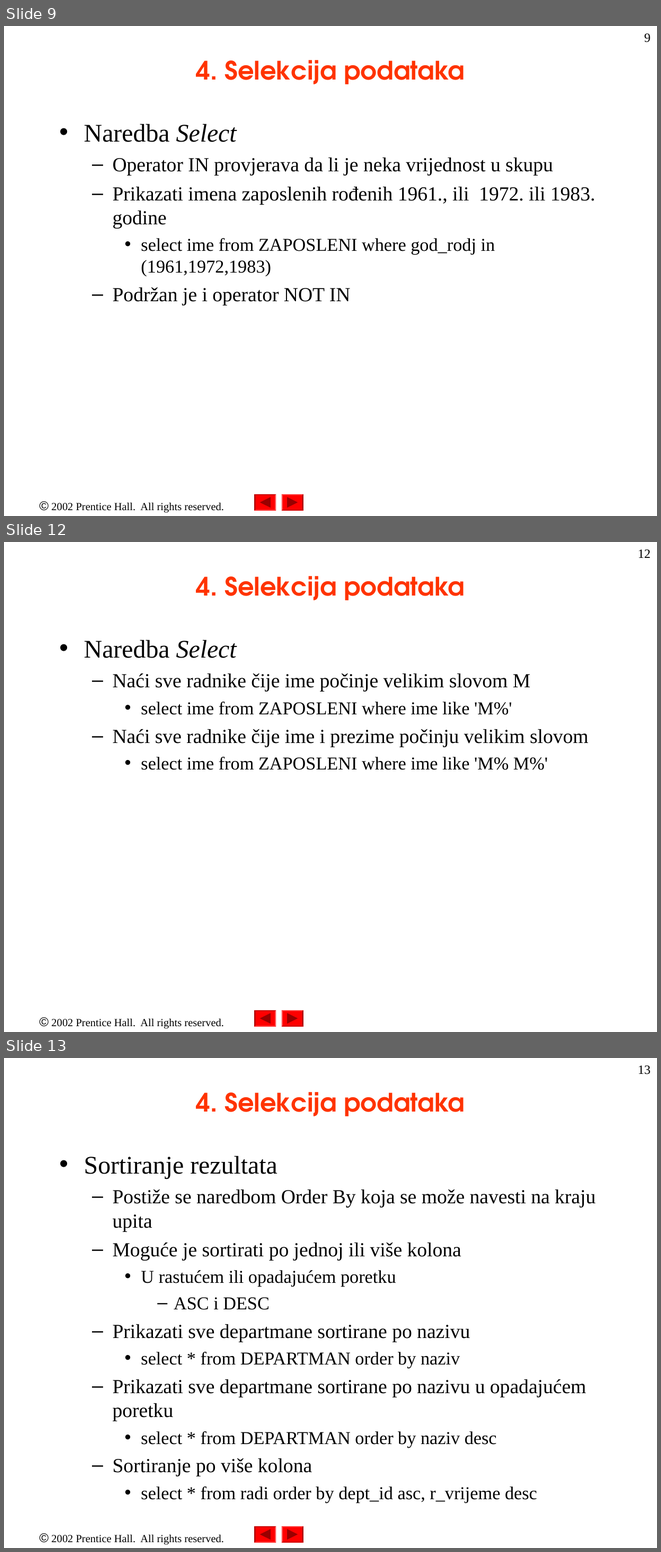
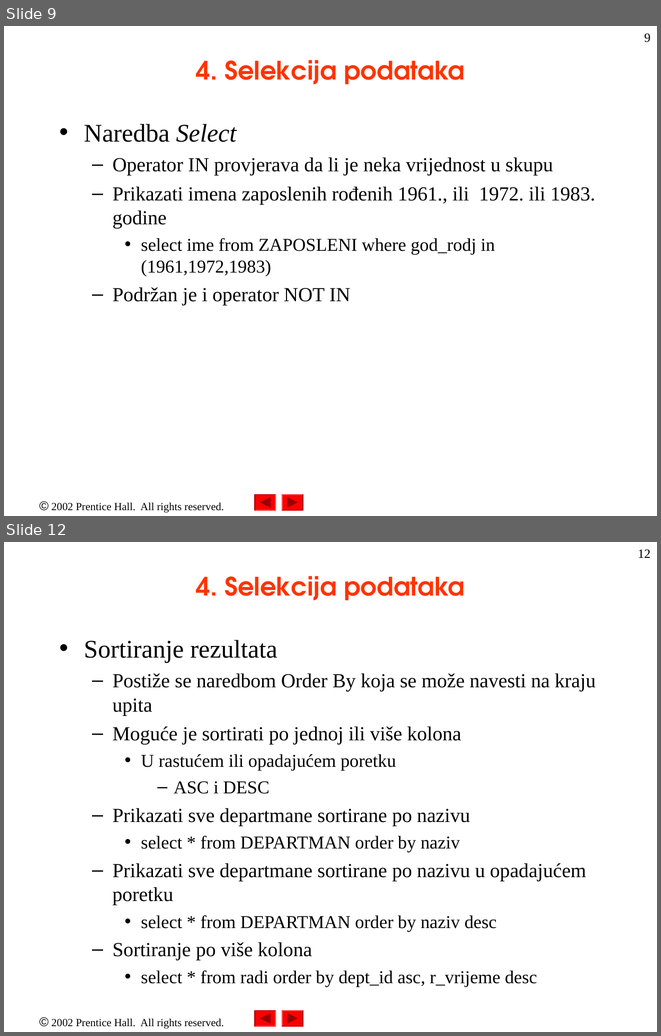
Before and after one commit to nnMan1/uvod_u_kompjuterske_nauke_2023, a slide deck: Materijali/Access/MS Access2.ppt. Shown one above the other, each under a label of ours: slides 9, 12 and 13 before the commit, slides 9 and 12 after it; the slides between them are not shown. The pictures are 661x1552 and 661x1036 pixels, drawn with LibreOffice and Linux fonts; fonts in the diff are those of the drawing. Boxes give left, top, right and bottom in pixels: in the first picture for what was removed or moved away, otherwise in the second. Text is boxed around its words. In the diff, an @@ line names an element or a change of style, - is before the commit and + after.

```diff
--- a/Materijali/Access/MS Access2.ppt
+++ b/Materijali/Access/MS Access2.ppt
@@ slide 12 removed at [4, 542, 657, 1032], background #FFFFFF; not listed: 3 template elements that a slide beside it also shows @@
@@ page number removed at [638, 549, 651, 558] @@
-12
@@ title removed at [196, 576, 465, 600] @@
-4. Selekcija podataka
@@ text removed at [84, 640, 589, 770] @@
-• Naredba Select
-  – Naći sve radnike čije ime počinje velikim slovom M
-    • select ime from ZAPOSLENI where ime like 'M%'
-  – Naći sve radnike čije ime i prezime počinju velikim slovom
-    • select ime from ZAPOSLENI where ime like 'M% M%'
@@ what was slide 13 is now slide 12 @@
@@ page number at [638, 549, 651, 558]: text changed @@
-13
+12
```
Also in this commit, not shown: 4 slides changed.
